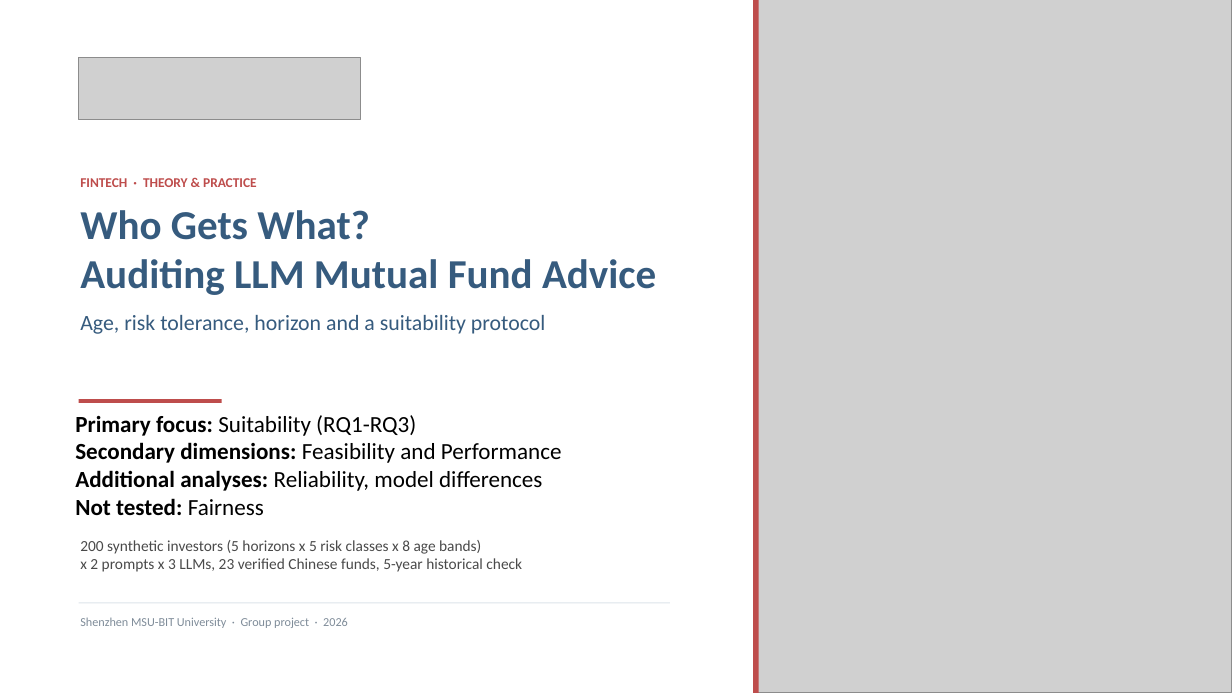
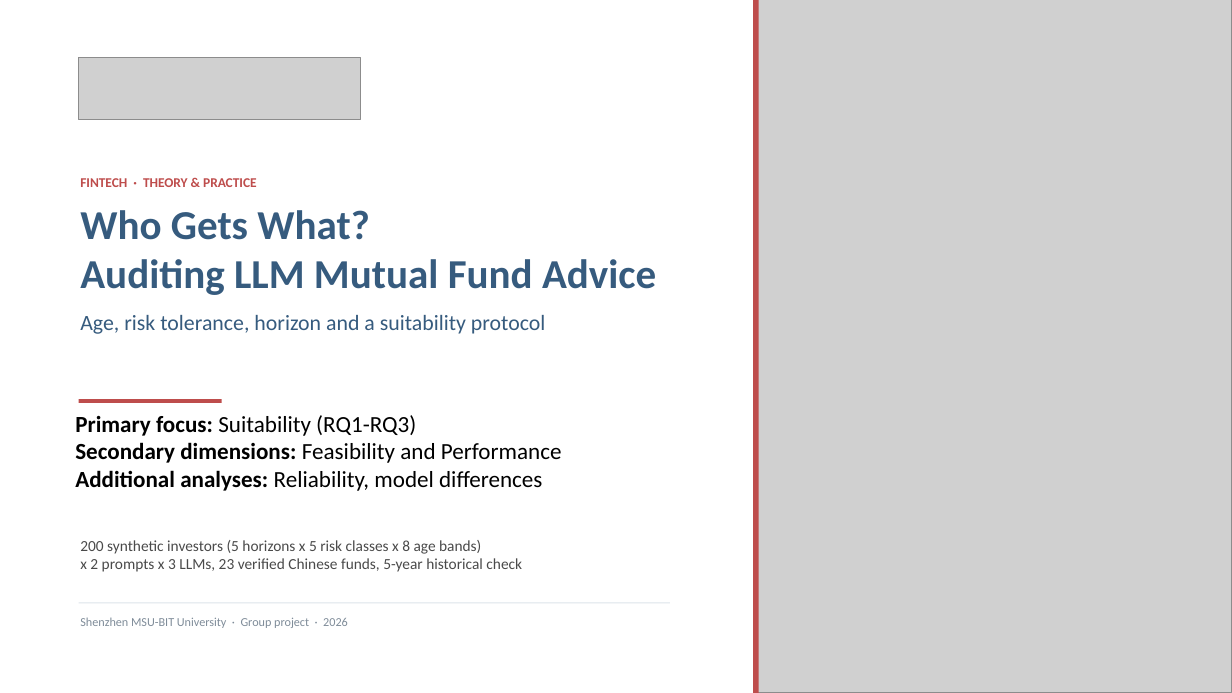
Before and after one commit to projectwork272005/AIauditingfinancial, a slide deck: slide 1 of presentation/presentation.pptx. Drawn at 1232x693 pixels with LibreOffice and Linux fonts; fonts in the diff are those of the drawing; grey boxes stand for pictures. Boxes give left, top, right and bottom in pixels: in the first picture for what was removed or moved away, otherwise in the second. Text is boxed around its words. In the diff, an @@ line names an element or a change of style, - is before the commit and + after.

```diff
--- a/presentation/presentation.pptx
+++ b/presentation/presentation.pptx
@@ text at [75,415,562,491]: text changed @@
-Primary focus: Suitability (RQ1-RQ3)
-Secondary dimensions: Feasibility and Performance
-Additional analyses: Reliability, model differences
-Not tested: Fairness
+Primary focus: Suitability (RQ1-RQ3)
+Secondary dimensions: Feasibility and Performance
+Additional analyses: Reliability, model differences
```
Also in this commit, not shown: 1 other slide changed, 2 other files.
